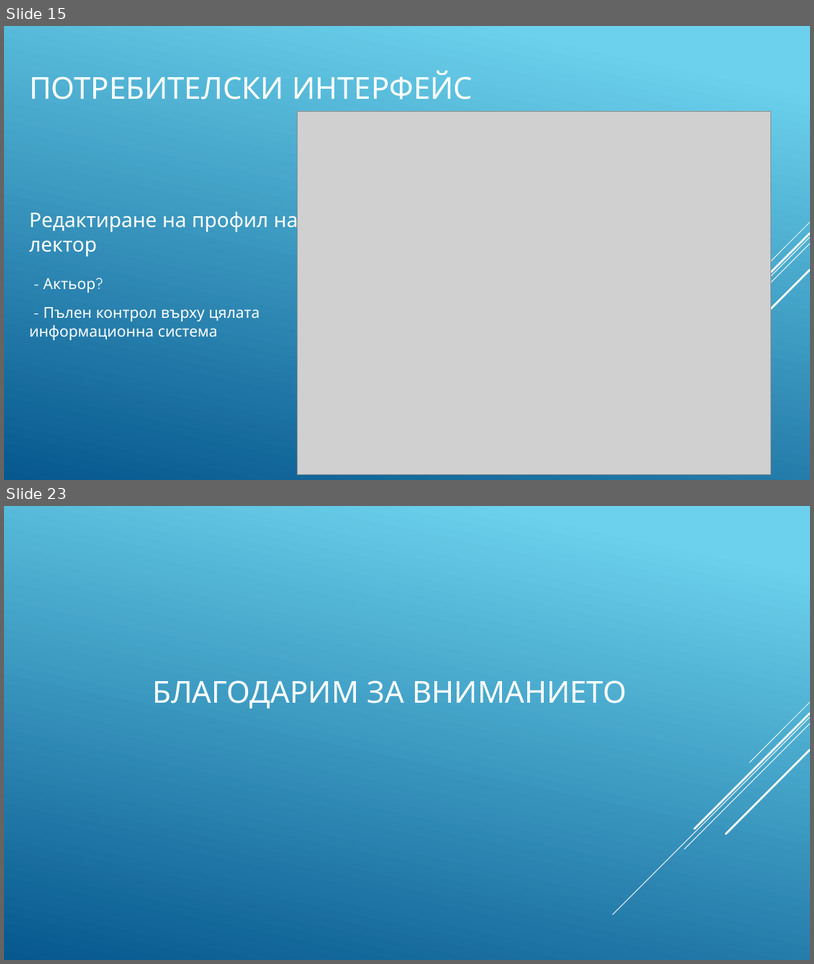
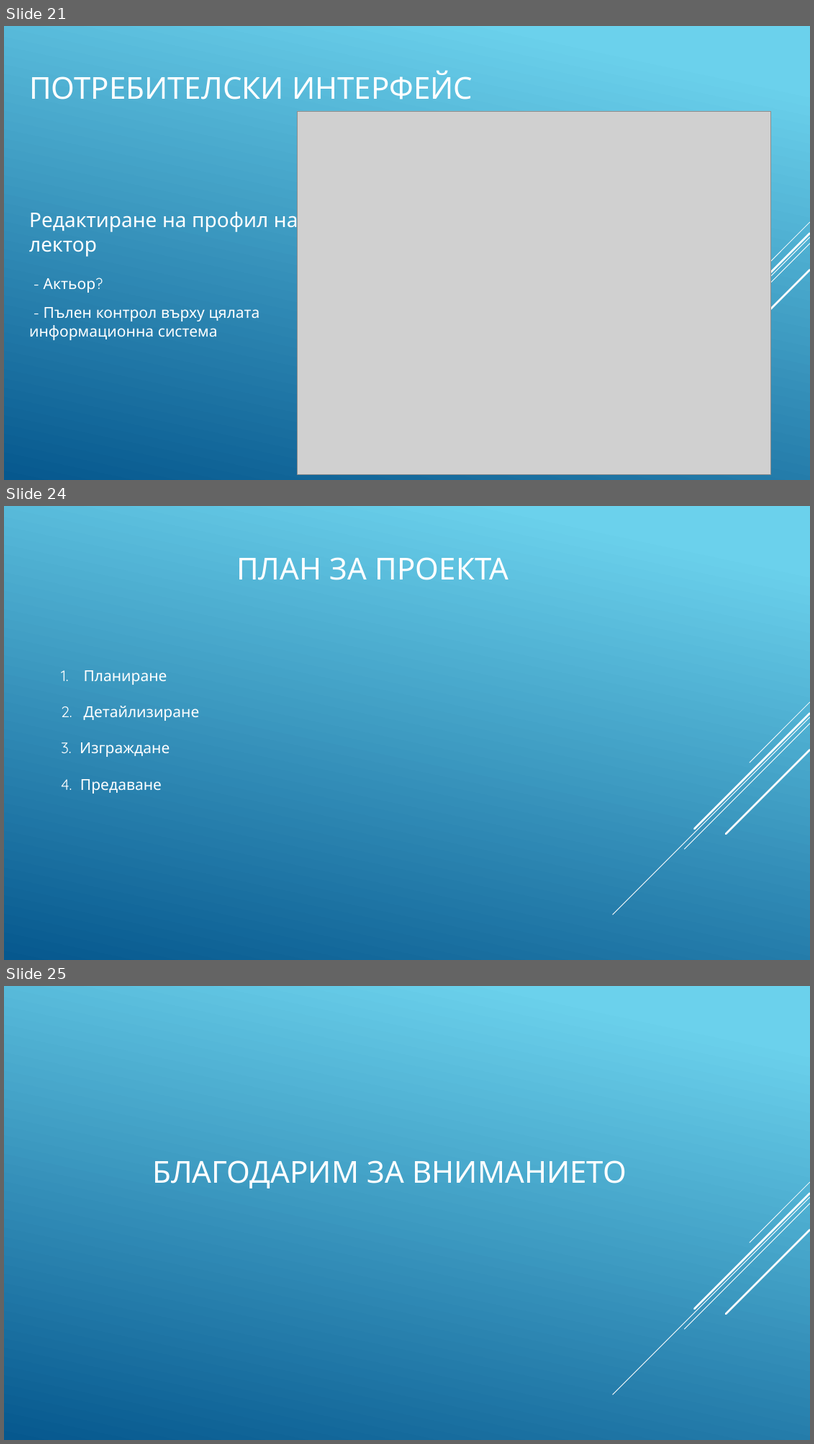
Before and after one commit to AlexanderTankov/APIS, a slide deck: APIS_2.1.pptx. Shown one above the other, each under a label of ours: slides 15 and 23 before the commit, slides 21, 24 and 25 after it; the slides between them are not shown. The pictures are 814x964 and 814x1444 pixels, drawn with LibreOffice and Linux fonts; fonts in the diff are those of the drawing; grey boxes stand for pictures. Boxes give left, top, right and bottom in pixels: in the first picture for what was removed or moved away, otherwise in the second. Text is boxed around its words. In the diff, an @@ line names an element or a change of style, - is before the commit and + after.

```diff
--- a/APIS_2.1.pptx
+++ b/APIS_2.1.pptx
@@ slide 24 added at (4,506,810,960), background gradient #6ED2EB to #06588E; not listed: 5 template elements that a slide beside it also shows @@
@@ title added at (237,557,509,580), 36 pt, text #FFFFFF @@
+ПЛАН ЗА ПРОЕКТА
@@ text added at (61,670,200,793), 18 pt, text #FFFFFF @@
+1. Планиране
+2. Детайлизиране
+3. Изграждане
+4. Предаване
@@ what was slide 15 is now slide 21 @@
@@ what was slide 23 is now slide 25 @@
```
Also in this commit, not shown: 1 slide changed, 3 other slides added, 2 slides removed.
